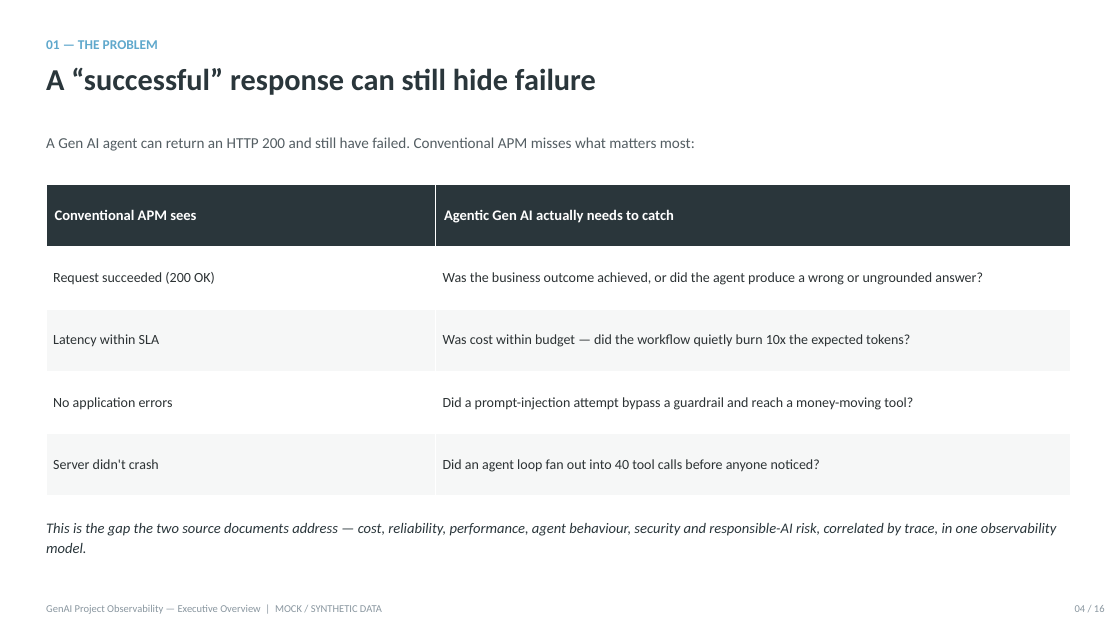
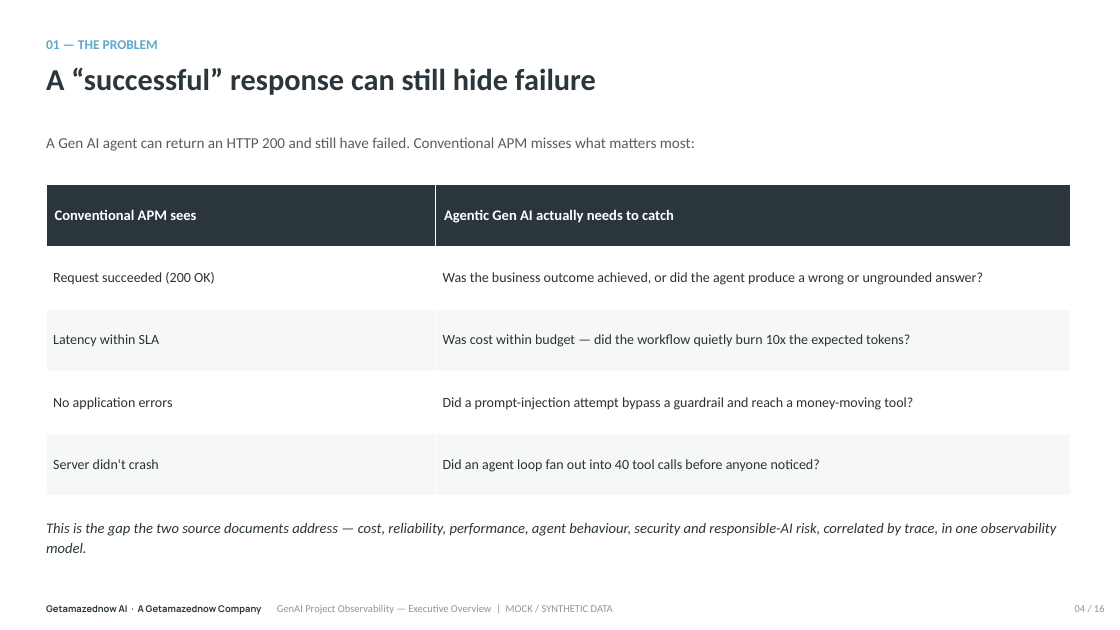
Before and after one commit to getamazednow/genai-observability-demo, a slide deck: slide 4 of training/slides/GenAI-Observability-Exec-Overview.pptx. Drawn at 1120x630 pixels with LibreOffice and Linux fonts; fonts in the diff are those of the drawing; background and template pictures are left out. Boxes give left, top, right and bottom in pixels: in the first picture for what was removed or moved away, otherwise in the second. Text is boxed around its words. In the diff, an @@ line names an element or a change of style, - is before the commit and + after.

```diff
--- a/training/slides/GenAI-Observability-Exec-Overview.pptx
+++ b/training/slides/GenAI-Observability-Exec-Overview.pptx
@@ text at (46, 605, 613, 615): text changed @@
-GenAI Project Observability — Executive Overview | MOCK / SYNTHETIC DATA
+Getamazednow AI · A Getamazednow Company GenAI Project Observability — Executive Overview | MOCK / SYNTHETIC DATA
```
Also in this commit, not shown: 15 other slides changed, 17 other files.
